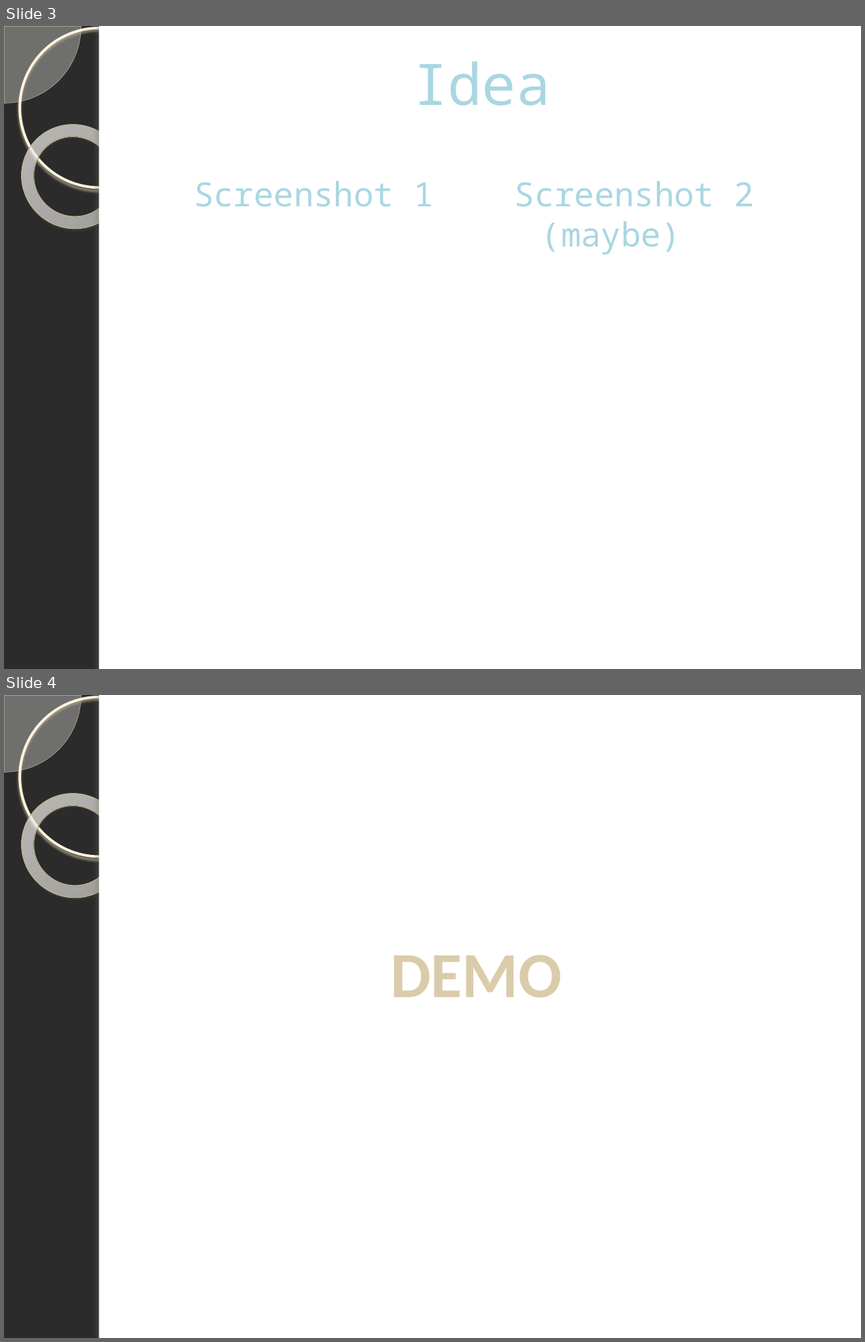
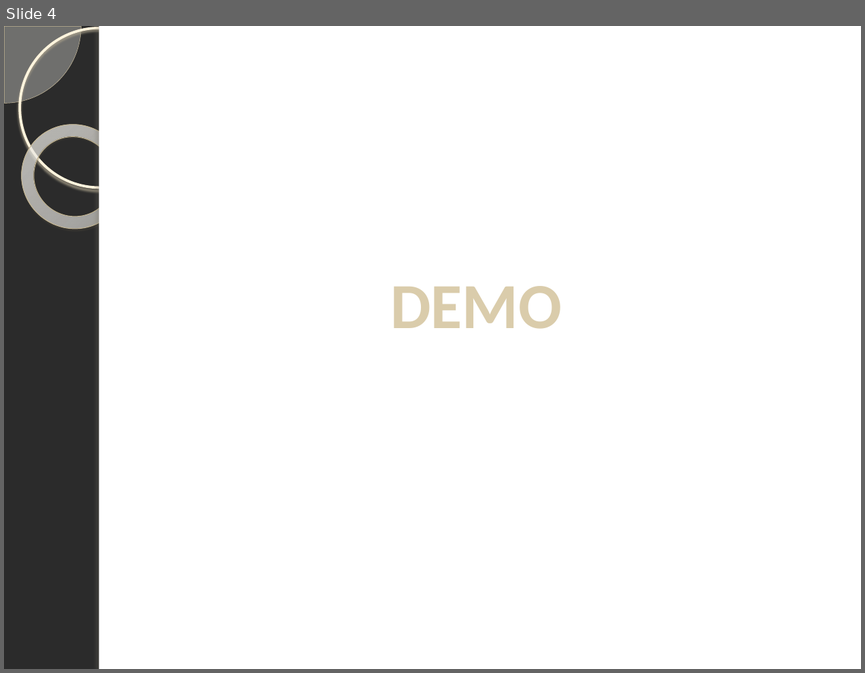
Before and after one commit to AlbusSerpents/spring-5-fmi, a slide deck: Course_Spring_5_Project_Presentation.pptx. Shown one above the other, each under a label of ours: slides 3 and 4 before the commit, slide 4 after it. The pictures are 865x1342 and 865x673 pixels, drawn with LibreOffice and Linux fonts; fonts in the diff are those of the drawing; background and template pictures are left out; a plain dark background stands for a picture behind light text. Boxes give left, top, right and bottom in pixels: in the first picture for what was removed or moved away, otherwise in the second. Text is boxed around its words. In the diff, an @@ line names an element or a change of style, - is before the commit and + after.

```diff
--- a/Course_Spring_5_Project_Presentation.pptx
+++ b/Course_Spring_5_Project_Presentation.pptx
@@ slide 3 removed at <box>4,26,861,669</box>, background picture (left out); not listed: 5 template elements that a slide beside it also shows @@
@@ text removed at <box>413,61,551,106</box> @@
-Idea
@@ text removed at <box>194,181,433,207</box> @@
-Screenshot 1
@@ text removed at <box>515,181,754,254</box> @@
-Screenshot 2 (maybe)
```
Also in this commit, not shown: 1 slide added, 2 other files.
